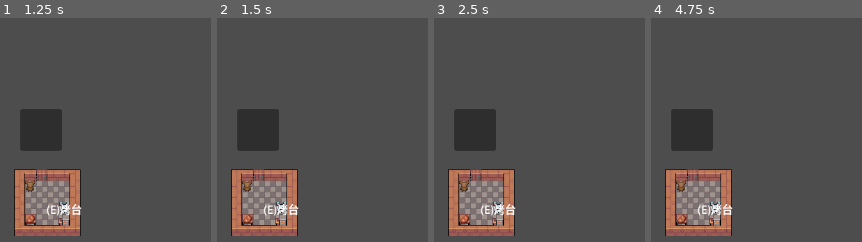
Above: before the commit, frames 1-4 (left to right).
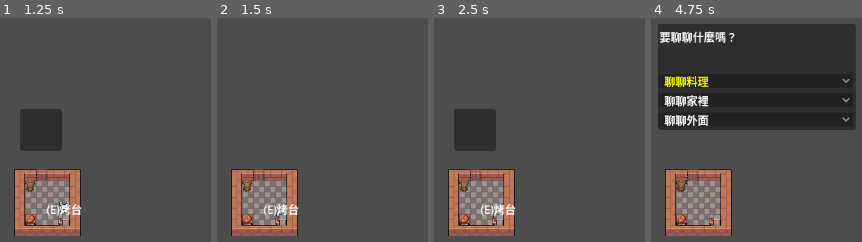
Above: after the commit, the same moments.

Repository: TristaChao/ComeBackAlive
Game: Godot game, scene res://mouse_nest.tscn
Same seed, same stepped clock (60 frames per second), same inputs: the game is played once before the commit and once after it.
Inputs:
- Up to frame 1 (1.25 s): tap Enter (ui_accept) at 0.5, 0.77 s; hold D (move_right) from 0.53 s (still down); hold E (interact) from 0.53 s (still down); tap X (pouch) at 0.8 s
- Up to frame 2 (1.5 s): tap Enter (ui_accept) at 1.25 s; release D (move_right) at 1.28 s; release E (interact) at 1.28 s; hold S (move_down) from 1.28 s (still down); tap X (pouch) at 1.35 s
- Up to frame 3 (2.5 s): tap Enter (ui_accept) at 1.52, 2 s; tap E (interact) at 1.55 s; release S (move_down) at 2.03 s; hold D (move_right) from 2.03 s (still down); hold E (interact) from 2.03 s (still down); tap X (pouch) at 2.3 s
- Up to frame 4 (4.75 s): tap Enter (ui_accept) at 2.75, 3.02, 3.77, 4.25, 4.52 s; release D (move_right) at 2.78 s; release E (interact) at 2.78 s; hold W (move_up) 2.78-3.53 s; tap X (pouch) at 2.85, 3.8, 4.35 s; tap E (interact) at 3.05, 4.55 s; hold E (interact) 3.53-4.28 s; hold A (move_left) from 3.53 s (still down)

Frame 1 is identical in both runs. In frame 2, 3.9% of the frame differs, in the area x 9-34%, y 40-90%; in frame 3, 0.1%; in frame 4, 45%, in the area x 3-98%, y 2-89%.

Commit message:
修正鼠媽

Diff:
--- a/mouse-nest-demo/mouse_mom.tscn
+++ b/mouse-nest-demo/mouse_mom.tscn
@@ -4,7 +4,6 @@
 [ext_resource type="Texture2D" uid="uid://67mqwx5bxt2q" path="res://mouse_16x16_transparent_fuzz50.png" id="2_tbw74"]
 
 [sub_resource type="CircleShape2D" id="CircleShape2D_tbw74"]
-radius = 24.0
 
 [node name="MouseMom" type="Area2D"]
 script = ExtResource("1_tbw74")
--- a/mouse-nest-demo/scripts/Player.gd
+++ b/mouse-nest-demo/scripts/Player.gd
@@ -34,27 +34,29 @@
 			return
 
 		for area in $InteractionArea.get_overlapping_areas():
-			if area.has_method("can_interact") and area.can_interact():
-				area.interact(self)
-				return
+						if area.has_method("can_interact") and area.can_interact():
+							var interact_callable = area.get("interact")
+							if interact_callable.get_argument_count() == 1:
+								interact_callable.call(self)
+							else:
+								interact_callable.call()
+							return
 	elif event.is_action_pressed("pouch"):
-		# --- 情況 1：手上有東西 → 先存進頰囊 ---
+		# If holding an item, prioritize putting it in the pouch without opening the UI.
 		if GameState.state == GameState.State.FREE_MOVE and held_item != null:
 			if GameState.pouch.size() < GameState.POUCH_CAPACITY:
 				GameState.pouch.append(held_item)
 				print("將 ", held_item.id, " 放入頰囊")
-				drop_item() # 清空手上物品（圖示會消失）
+				drop_item() # Clears held_item and updates visual
 			else:
 				print("頰囊已滿！")
-			return  # ⭐ 重點：這裡直接結束，不開 UI
+			return # Stop further processing to prevent UI from opening
 
-
-		# --- 情況 2：手上沒東西 → 切換 UI ---
-		if GameState.state == GameState.State.FREE_MOVE:
+		# --- Toggle Pouch UI ---
+		if GameState.state == GameState.State.POUCH_OPEN:
+			pouch_screen.close_pouch()
+		elif GameState.state == GameState.State.FREE_MOVE:
 			pouch_screen.open_pouch()
-
-		elif GameState.state == GameState.State.POUCH_OPEN:
-			pouch_screen.close_pouch()
 
 # --- Item Interaction Functions ---
 
--- a/mouse-nest-demo/scripts/PouchScreen.gd
+++ b/mouse-nest-demo/scripts/PouchScreen.gd
@@ -40,8 +40,6 @@
 		move_selection(-1)
 	elif event.is_action_pressed("interact"):
 		confirm_selection()
-	elif event.is_action_pressed("pouch"):
-		close_pouch()
 
 func move_selection(dir: int):
 	if GameState.pouch.is_empty():
